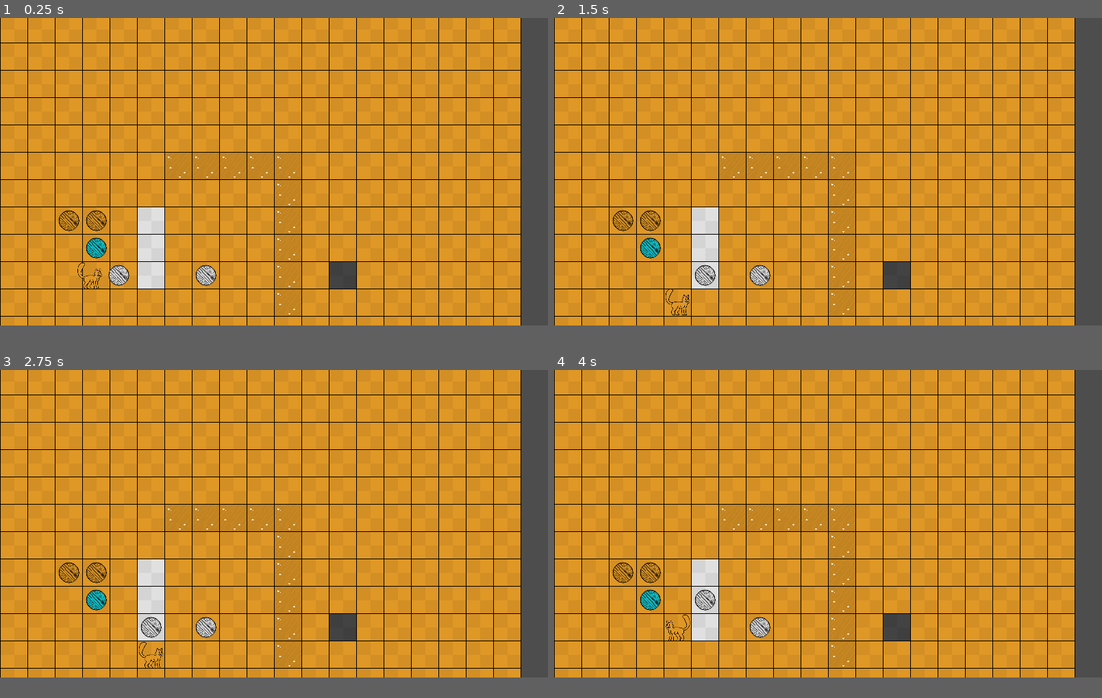
Above: before the commit, frames 1-4 (two rows, left to right).
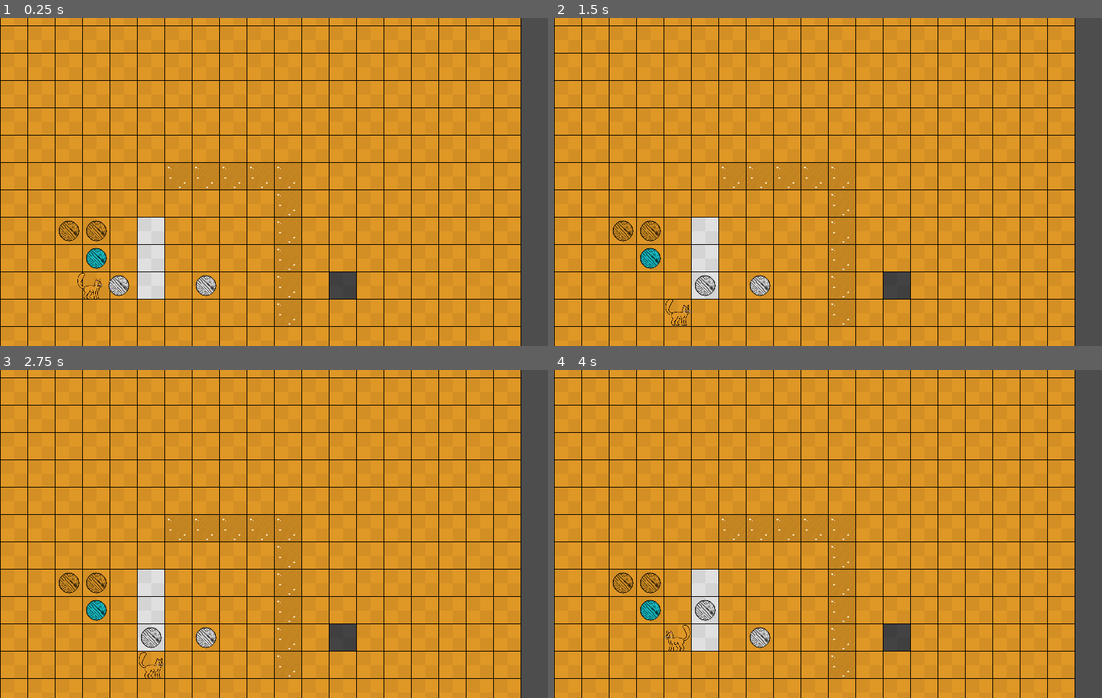
Above: after the commit, the same moments.

Repository: ItsLJcool/Godot-Grid-System
Game: Godot game, scene res://test_grid.tscn
Two runs of this game, one before a commit and one after it. Both use one fixed random seed, a clock stepped at 60 frames per second and the inputs below.
Inputs:
- Up to frame 1 (0.25 s): no input
- Up to frame 2 (1.5 s): hold D (Player_Right) 0.53-1.28 s; tap Enter at 1.25 s; hold S (Player_Down) from 1.28 s (still down)
- Up to frame 3 (2.75 s): tap Space at 2 s; release S (Player_Down) at 2.03 s; hold D (Player_Right) from 2.03 s (still down)
- Up to frame 4 (4 s): tap Enter at 2.75 s; release D (Player_Right) at 2.78 s; hold W (Player_Up) 2.78-3.53 s; tap Space at 3.5 s; hold A (Player_Left) from 3.53 s (still down)
The window is 800x450 before the commit and 800x480 after it. Grey fills any space a smaller window leaves; there, only what the larger window draws over its background counts as a difference.

The runs differ from the first frame. In frame 1, 7.4% of the frame differs, in the area x 0-100%, y 2-100%; in frame 2, 7.3%; in frame 3, 7.3%; in frame 4, 7.4%.

Commit message:
project.godot

Diff:
--- a/project.godot
+++ b/project.godot
@@ -22,7 +22,7 @@
 [display]
 
 window/size/viewport_width=1280
-window/size/viewport_height=720
+window/size/viewport_height=768
 window/stretch/mode="canvas_items"
 
 [input]
